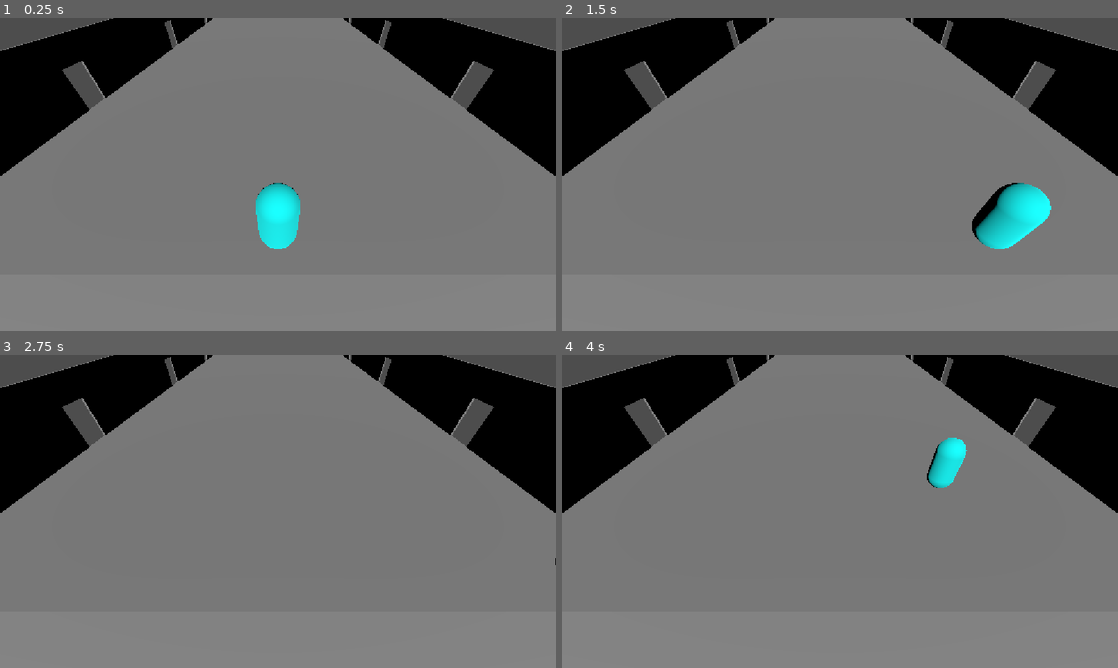
Above: before the commit, frames 1-4 (two rows, left to right).
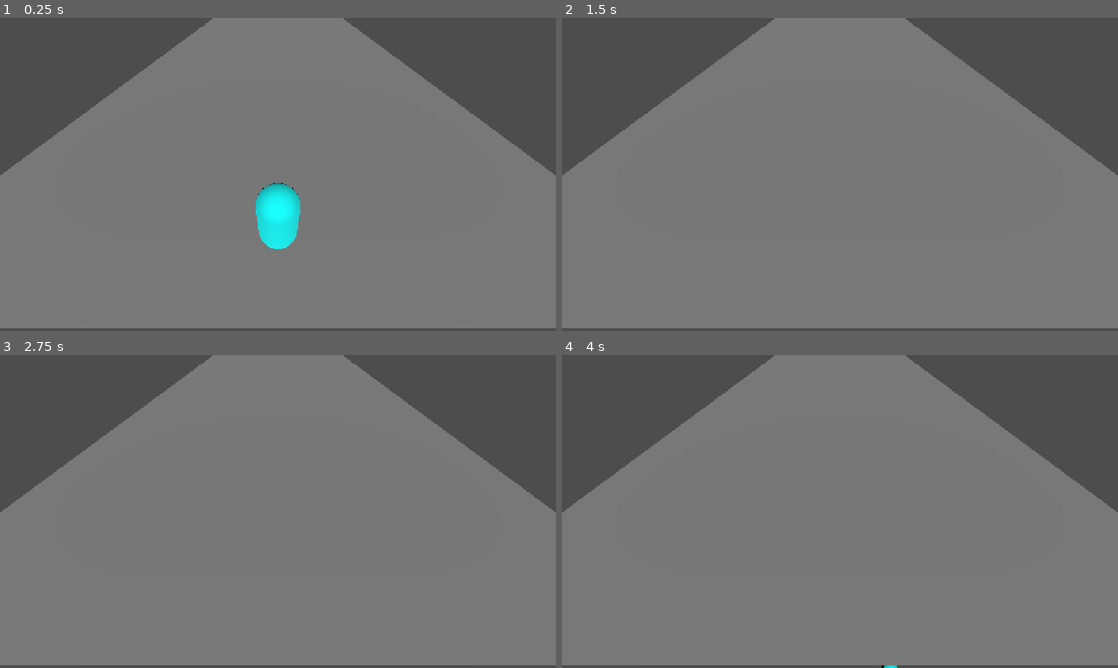
Above: after the commit, the same moments.

Repository: wahaj-47/project-century-city
Game: Godot game, scene res://levels/main.tscn
Two runs of this game, one before a commit and one after it. Both use one fixed random seed, a clock stepped at 60 frames per second and the inputs below.
Inputs:
- Up to frame 1 (0.25 s): no input
- Up to frame 2 (1.5 s): tap Enter at 0.5 s; hold D (move_right) 0.53-1.28 s; hold Ctrl (crouch) 0.53-1.28 s; tap Space (jump) at 0.77, 1.25 s; hold S (move_backward) from 1.28 s (still down); tap E (interact) at 1.35 s
- Up to frame 3 (2.75 s): tap Space (jump) at 1.52 s; tap Enter at 2 s; release S (move_backward) at 2.03 s; hold D (move_right) from 2.03 s (still down); hold Shift (sprint) from 2.03 s (still down)
- Up to frame 4 (4 s): tap Space (jump) at 2.75, 3.02, 3.77 s; release D (move_right) at 2.78 s; release Shift (sprint) at 2.78 s; hold W (move_forward) 2.78-3.53 s; tap Ctrl (crouch) at 2.85 s; tap Enter at 3.5 s; hold A (move_left) from 3.53 s (still down); hold E (interact) from 3.53 s (still down)

The runs differ from the first frame. In frame 1, 17% of the frame differs, in the area x 0-100%, y 0-100%; in frame 2, 19%; in frame 3, 17%; in frame 4, 18%.

Commit message:
Deleted walls

Diff:
--- a/art/mesh_library.tres
+++ b/art/mesh_library.tres
@@ -73,7 +73,7 @@
 item/0/preview = SubResource("ImageTexture_5ma5c")
 item/1/name = "Wall"
 item/1/mesh = SubResource("BoxMesh_43n2g")
-item/1/mesh_transform = Transform3D(1, 0, 0, 0, 1, 0, 0, 0, 1, 4, 0, 8)
+item/1/mesh_transform = Transform3D(1, 0, 0, 0, 1, 0, 0, 0, 1, 0, 0, 0)
 item/1/mesh_cast_shadow = 1
 item/1/shapes = [SubResource("BoxShape3D_ckioo"), Transform3D(1, 0, 0, 0, 1, 0, 0, 0, 1, 4, 0, 8)]
 item/1/navigation_mesh_transform = Transform3D(1, 0, 0, 0, 1, 0, 0, 0, 1, 0, 0, 0)
--- a/levels/main.tscn
+++ b/levels/main.tscn
@@ -24,12 +24,3 @@
 data = {
 "cells": PackedInt32Array(65535, 0, 1441792, 0, 0, 1441792, 0, 65535, 1441792, 65535, 65535, 1441792, 1, 65535, 1441792 …(931 unchanged characters)…
 }
-
-[node name="walls" type="GridMap" parent="." unique_id=13471209]
-mesh_library = ExtResource("2_wdj6m")
-cell_size = Vector3(8, 6.4, 8)
-cell_center_x = false
-cell_center_z = false
-data = {
-"cells": PackedInt32Array(65535, 0, 131073, 65535, 1, 1179649, 65535, 2, 524289, 0, 2, 524289, 1, 2, 524289, 2, 2, 524289, 65533, 65532, 1310721, 65533, 65530, 1310721, 65533, 65527, 1310721, 2, 65532, 1310721, 2, 65530, 1310721, 2, 65529, 1310721, 65535, 65528, 1441794, 65533, 65529, 1310721, 2, 65533, 1310721, 2, 0, 1310721, 4, 65535, 1441793, 4, 65534, 1441794, 65535, 65535, 1441793, 65535, 65534, 1441794, 65535, 65533, 1441793, 4, 65531, 1441794, 4, 65528, 1441794, 65535, 65531, 1441794, 4, 65526, 1441793, 2, 65527, 1048577, 2, 65528, 1048577, 65534, 65525, 1, 2, 65525, 1, 65535, 65526, 1441793, 65535, 65525, 2, 1, 65525, 2, 0, 65525, 1)
-}
